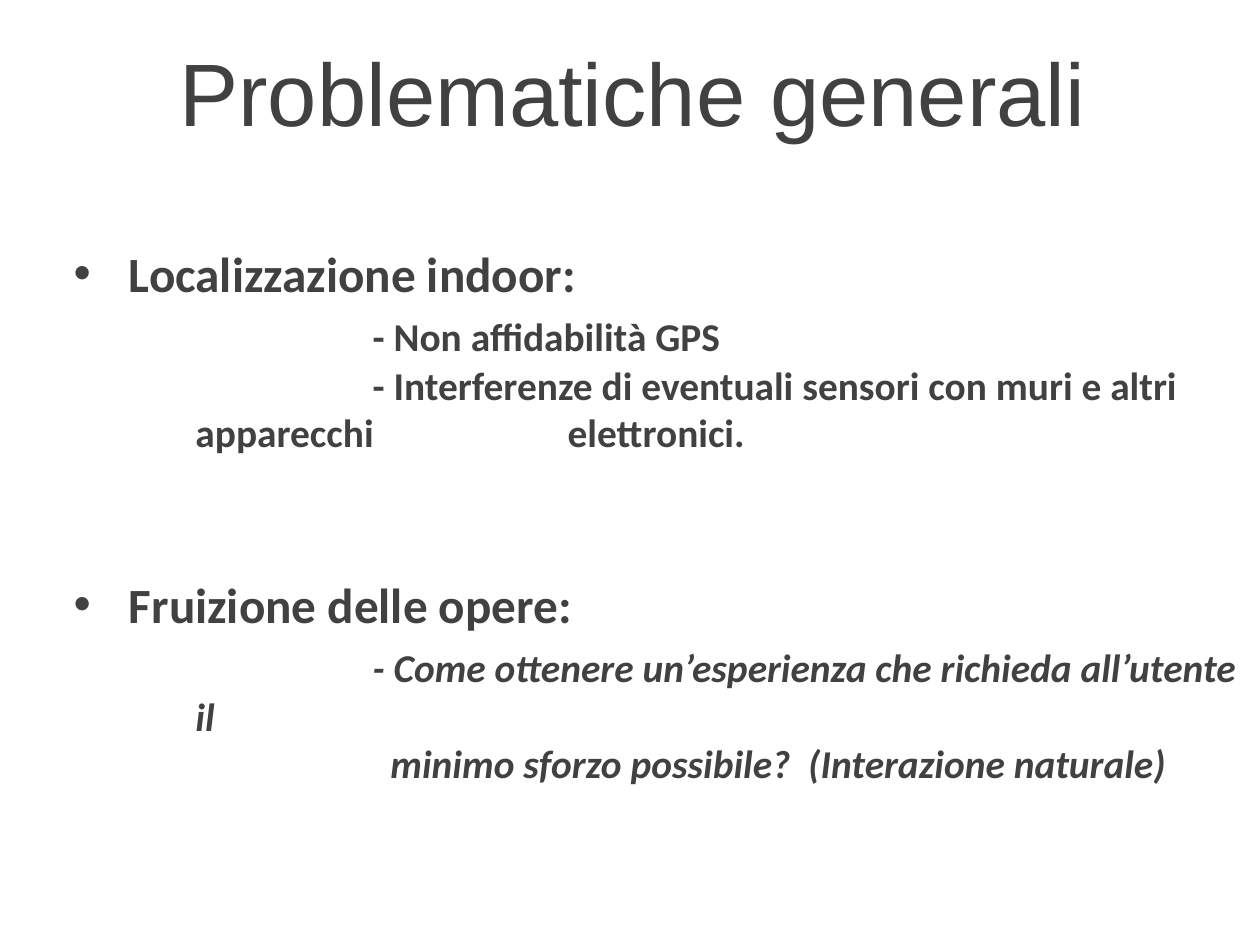
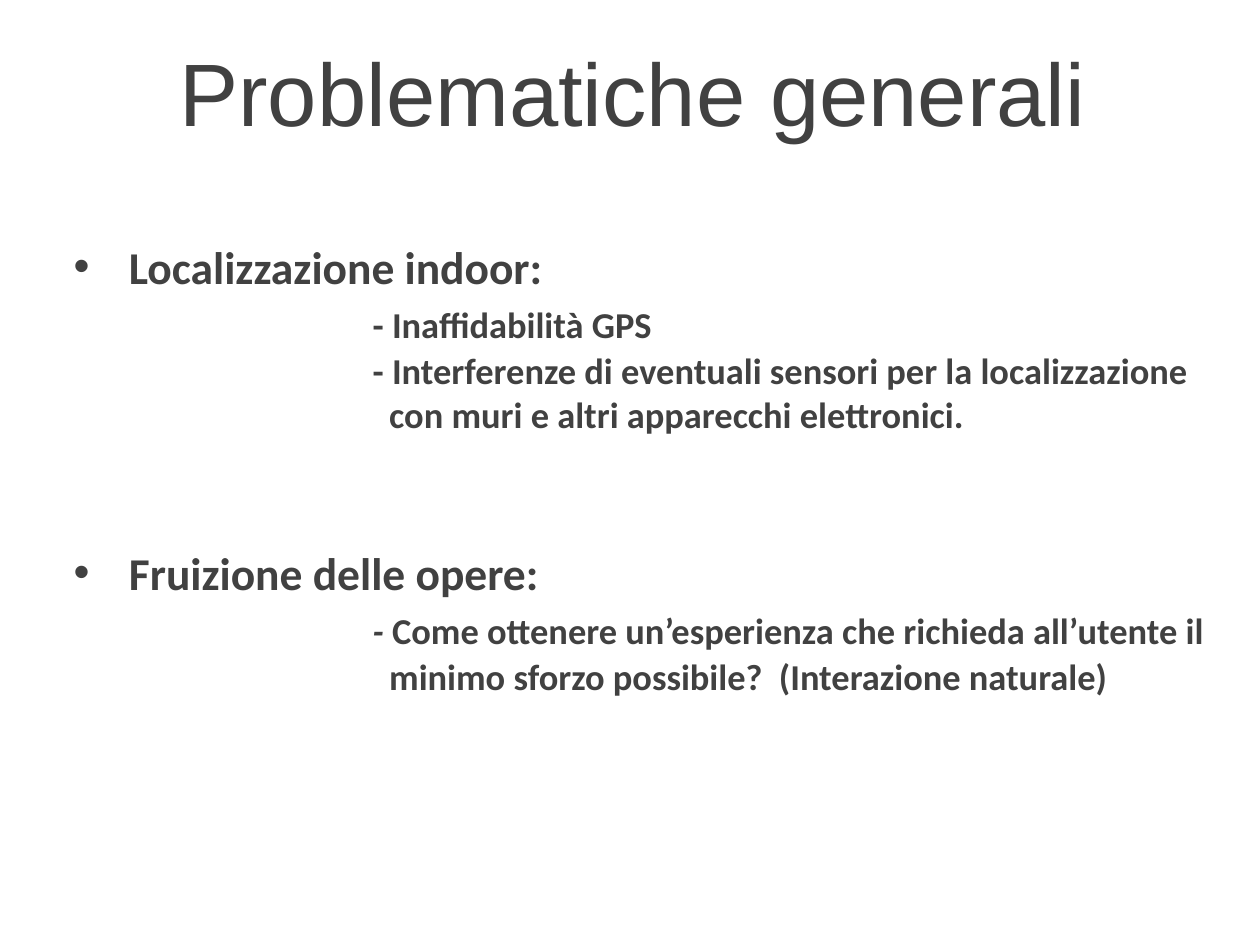
Before and after one commit to delchiaro/beaconav, a slide deck: slide 4 of documentation/presentazione.ppt. Drawn at 1260x945 pixels with LibreOffice and Linux fonts; fonts in the diff are those of the drawing; background and template pictures are left out. Boxes give left, top, right and bottom in pixels: in the first picture for what was removed or moved away, otherwise in the second. Text is boxed around its words. In the diff, an @@ line names an element or a change of style, - is before the commit and + after.

```diff
--- a/documentation/presentazione.ppt
+++ b/documentation/presentazione.ppt
@@ text at (129, 252, 1204, 696): size 40 to 37 pt in "Localizzazione indoor:", "Fruizione delle opere:"; size 32 to 29.6 pt in "- Come ottenere un’esperienza che richieda all’utente ..."; italic off in "Come ottenere un’esperienza che richieda all’utente il ..." @@
@@ text at (389, 312, 1188, 434): text changed; size 32 to 29.6 pt @@
-      - Non affidabilità GPS
-      - Interferenze di eventuali sensori con muri e altri apparecchi elettronici.
+      - Inaffidabilità GPS
+      - Interferenze di eventuali sensori per la localizzazione
+      con muri e altri apparecchi elettronici.
```
Also in this commit, not shown: 11 other slides changed, 3 slides added, 2 slides removed, 10 other files.
